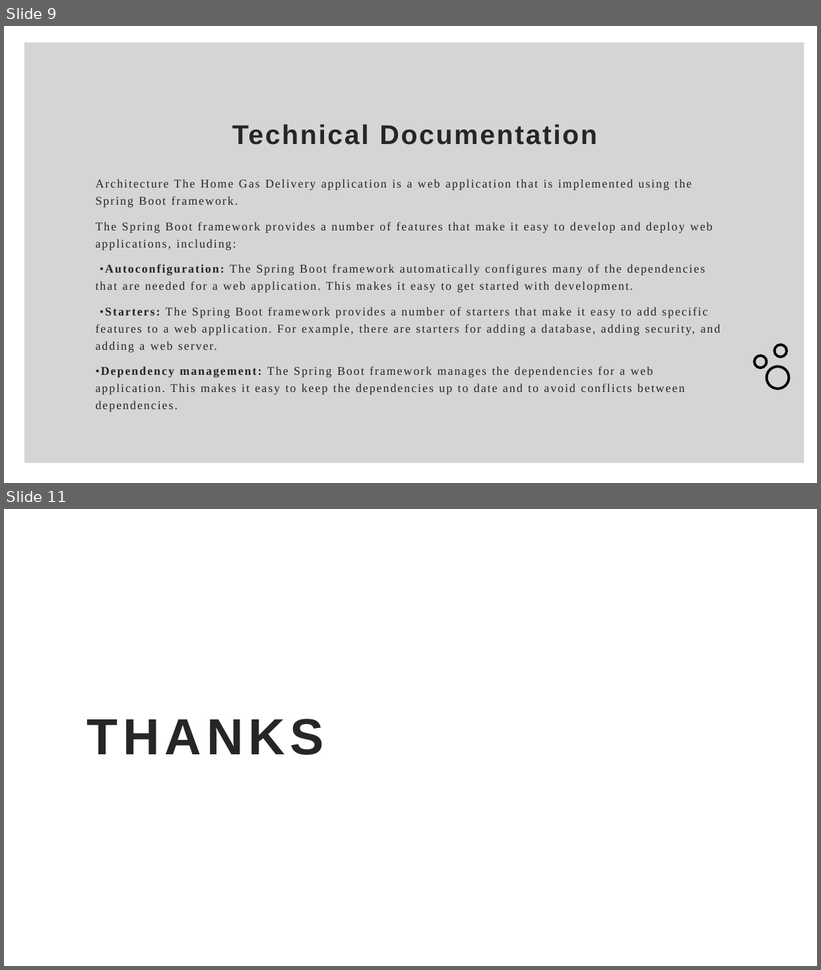
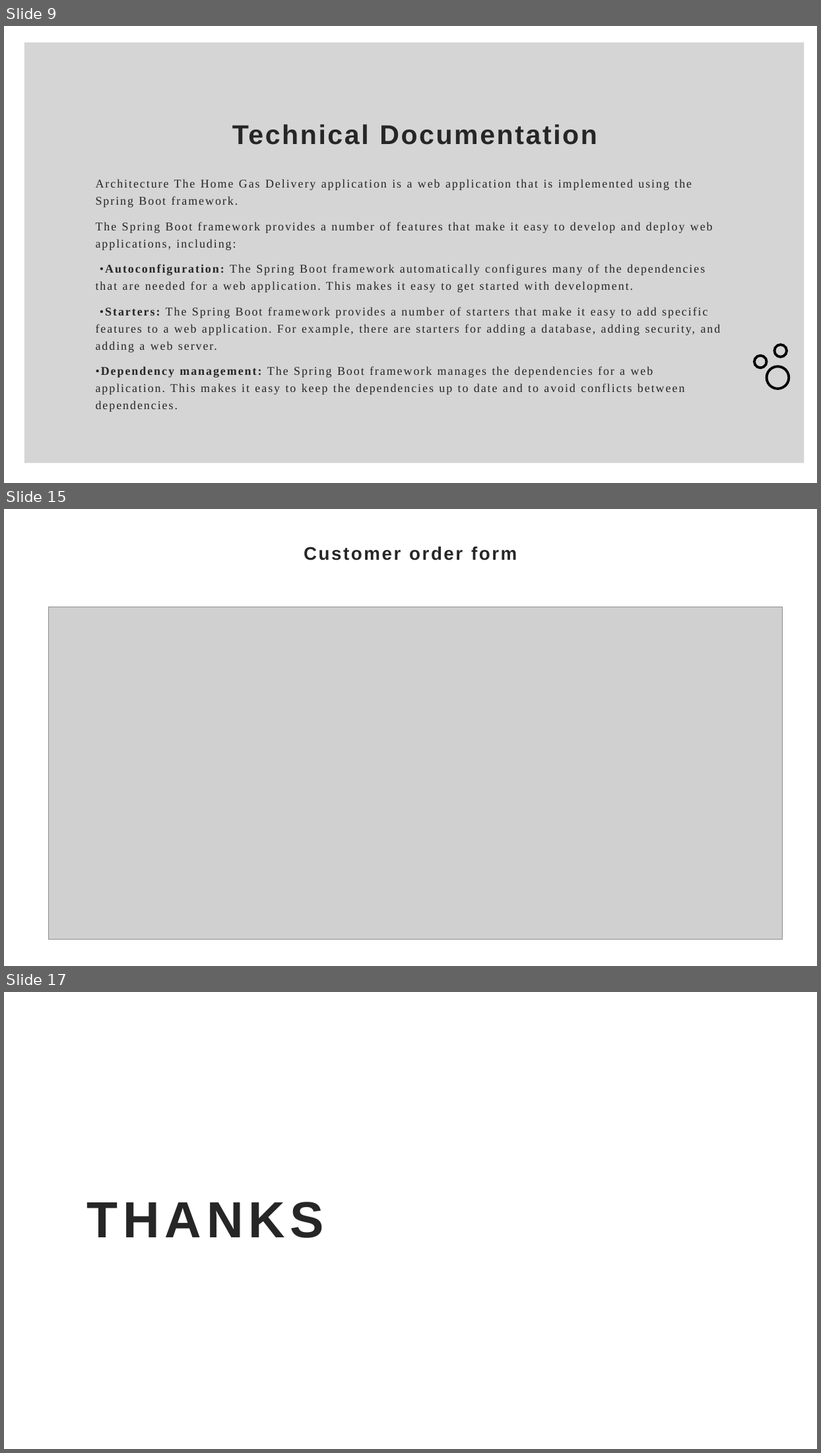
Before and after one commit to Gertrude11/Gas-Delivery, a slide deck: HomeGas24426_Documentation.pptx. Shown one above the other, each under a label of ours: slides 9 and 11 before the commit, slides 9, 15 and 17 after it; the slides between them are not shown. The pictures are 821x970 and 821x1453 pixels, drawn with LibreOffice and Linux fonts; fonts in the diff are those of the drawing; grey boxes stand for pictures; background and template pictures are left out. Boxes give left, top, right and bottom in pixels: in the first picture for what was removed or moved away, otherwise in the second. Text is boxed around its words. In the diff, an @@ line names an element or a change of style, - is before the commit and + after.

```diff
--- a/HomeGas24426_Documentation.pptx
+++ b/HomeGas24426_Documentation.pptx
@@ slide 15 added at bbox=[4, 509, 817, 966], background #FFFFFF @@
@@ title added at bbox=[304, 547, 517, 560], 21.6 pt, text #262626, bold @@
+Customer order form
@@ picture added at bbox=[48, 607, 782, 939] @@
@@ what was slide 11 is now slide 17 @@
```
Also in this commit, not shown: 1 slide changed, 5 other slides added.
